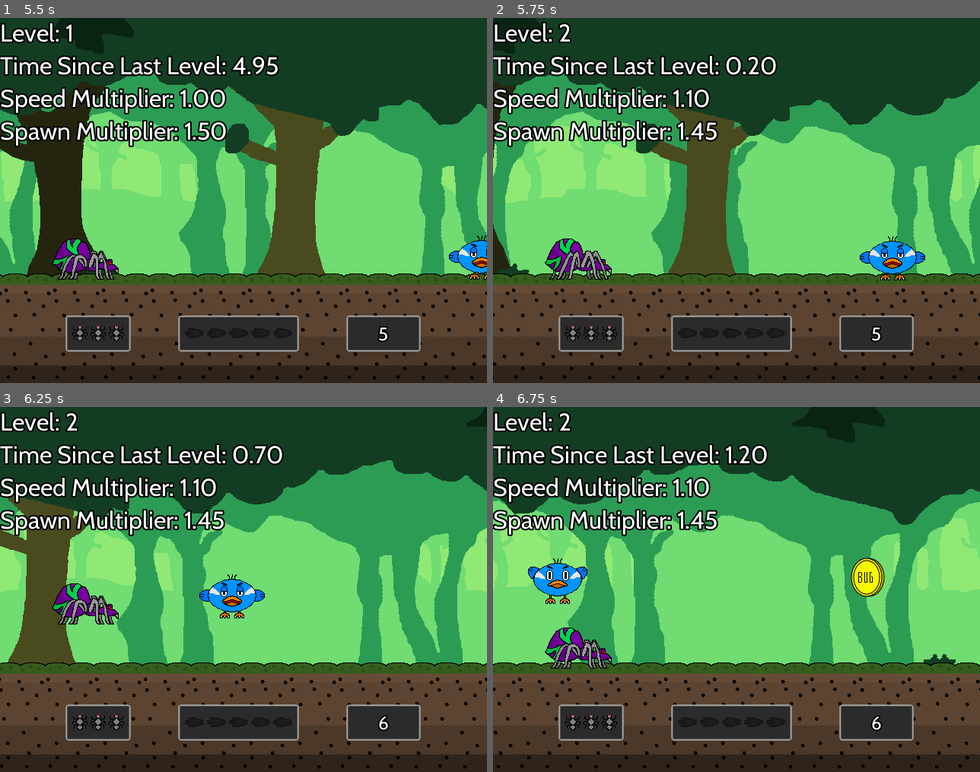
Above: before the commit, frames 1-4 (two rows, left to right).
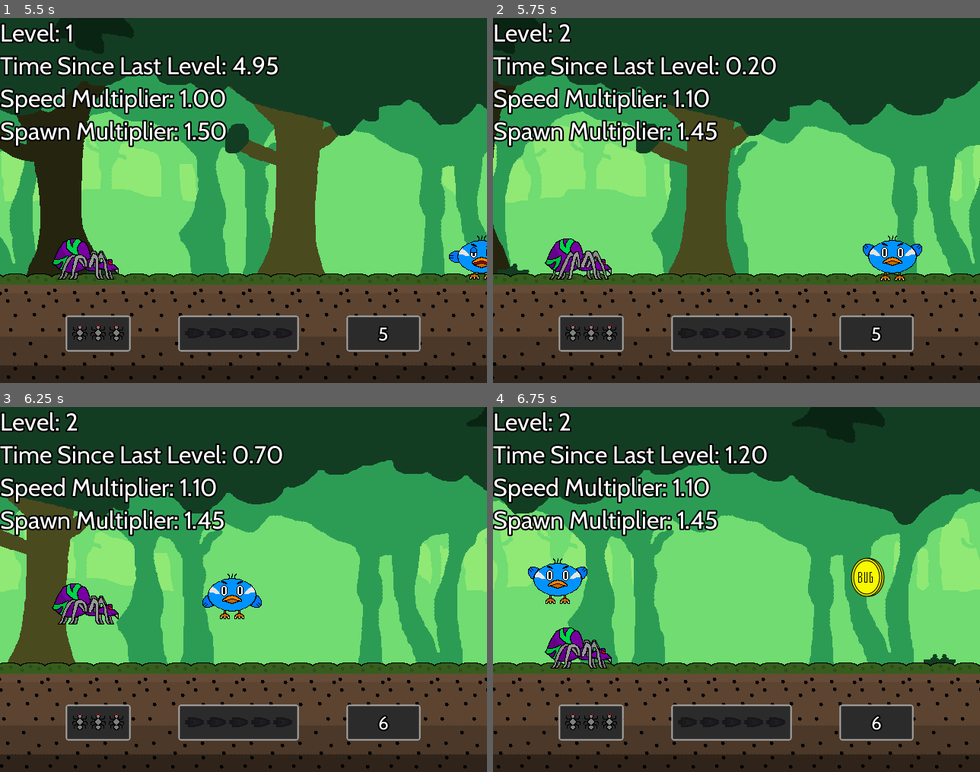
Above: after the commit, the same moments.

Repository: Gravedigger7789/spider-scramble
Game: Godot game, scene res://src/Level/SplashScreen.tscn
Same seed, same stepped clock (60 frames per second), same inputs: the game is played once before the commit and once after it. Sound files missing from this copy of the repository are replaced by a short silence.
Inputs (mouse positions are in pixels of both pictures, inside the frame that each line leads up to):
- Up to frame 1 (5.5 s): tap Enter at 0.5 s; move the mouse to (350, 182) at 0.52 s; hold Z (attack) 0.53-1.28 s; click (350, 182) at 0.67 s; tap Up (jump) at 0.77, 1.52, 3.02, 3.77, 4.52 s; move the mouse to (146, 218) at 1.27 s; tap Z (attack) at 1.35, 2.85, 4.35 s; click (146, 218) at 1.42 s; move the mouse to (292, 120) at 2.02 s; hold Z (attack) 2.03-2.78 s; click (292, 120) at 2.17 s; move the mouse to (219, 273) at 2.77 s; click (219, 273) at 2.92 s; move the mouse to (389, 255) at 3.52 s; hold Z (attack) 3.53-4.28 s; click (389, 255) at 3.67 s; move the mouse to (97, 145) at 4.27 s; click (97, 145) at 4.42 s; move the mouse to (267, 200) at 5.02 s; hold Z (attack) from 5.03 s (still down); click (267, 200) at 5.17 s
- Up to frame 2 (5.75 s): keep holding Z (attack)
- Up to frame 3 (6.25 s): move the mouse to (170, 498) at 5.77 s; release Z (attack) at 5.78 s; tap Z (attack) at 5.85 s; click (170, 498) at 5.92 s; tap Up (jump) at 6.02 s
- Up to frame 4 (6.75 s): move the mouse to (843, 571) at 6.52 s; hold Z (attack) from 6.53 s (still down); click (843, 571) at 6.67 s

Frame 1 is identical in both runs. In frame 2, 0.4% of the frame differs, in the area x 75-89%, y 59-73%; in frame 3, 0.4%; in frame 4, nothing differs.

Commit message:
Fixing birb animation

Diff:
--- a/src/Actors/Birb.gd
+++ b/src/Actors/Birb.gd
@@ -16,7 +16,7 @@
 func _physics_process(_delta: float) -> void:
 	if velocity.y > 0:
 		animation_player.play("fall")
-	if is_on_floor():
+	if velocity.y > 0 && is_on_floor():
 		animation_player.play("RESET")
 	jump_detector_collision.shape.extents.x = JUMP_DETECTION_DISTANCE * Difficulty.speed_modifier
 	jump_detector_collision.position.x = -jump_detector_collision.shape.extents.x
